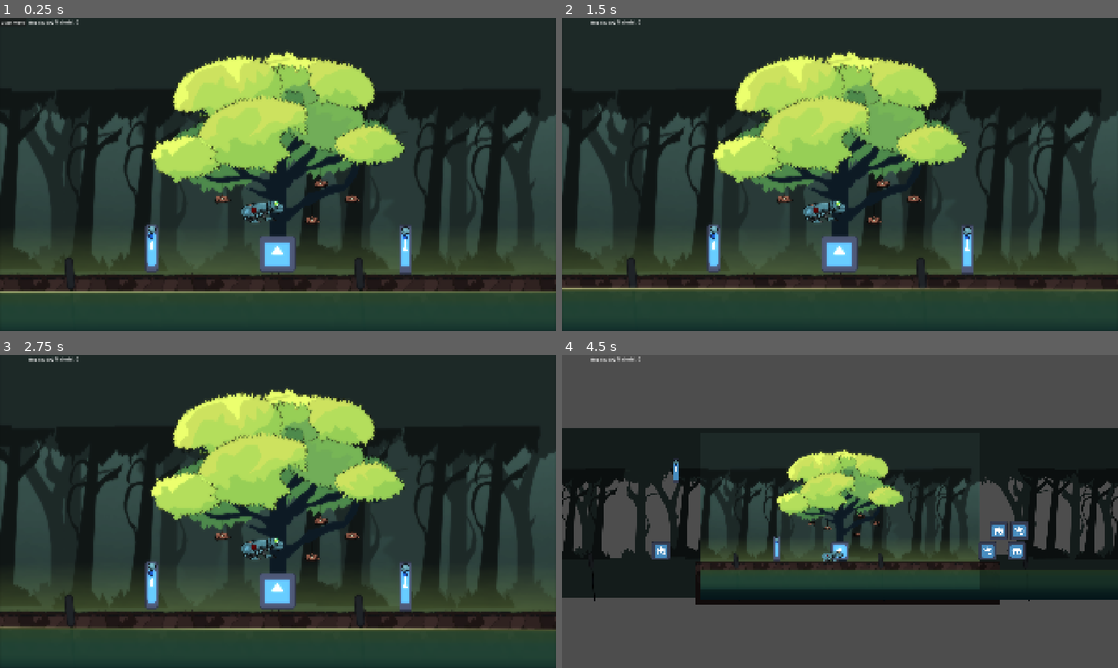
Above: before the commit, frames 1-4 (two rows, left to right).
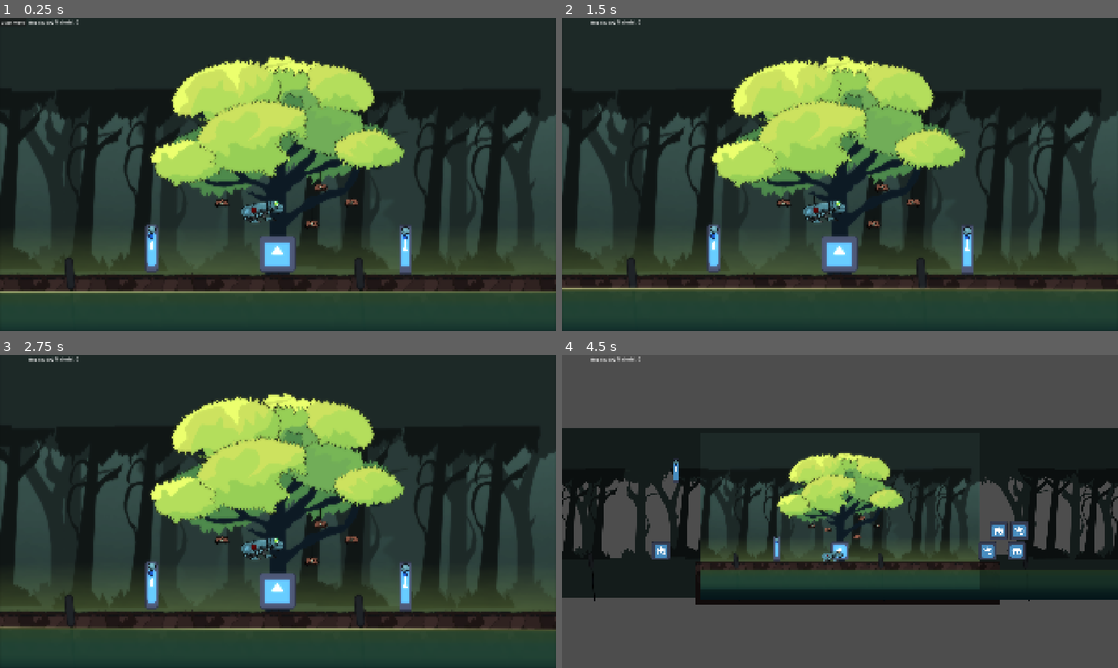
Above: after the commit, the same moments.

Repository: chirp-games/godot-wild-jam-98
Game: Godot game, scene res://game/game.tscn
Same seed, same stepped clock (60 frames per second), same inputs: the game is played once before the commit and once after it. This scene is started directly instead of the project's main scene. The engine's default icon, where the game draws it, is replaced by a stand-in: a white triangle on a blue panel in a dark square.
Inputs (mouse positions are in pixels of both pictures, inside the frame that each line leads up to):
- Up to frame 1 (0.25 s): no input
- Up to frame 2 (1.5 s): click "Start Wave" at 0.5 s; drag from (712, 249) to (840, 190) at 1.27 s
- Up to frame 3 (2.75 s): drag from (150, 574) to (278, 527) at 2.02 s
- Up to frame 4 (4.5 s): move the mouse to (967, 586) at 2.77 s; hold C (enter_command_mode) 2.78-3.5 s; click (967, 586) at 2.92 s; tap Right (r) at 3.05 s; drag from (906, 542) to (673, 464) at 3.52 s; drag from (828, 555) to (678, 467) at 4.27 s

The runs differ from the first frame. In frame 1, 5.2% of the frame differs, in the area x 27-73%, y 10-82%; in frame 2, 5.3%, in the area x 26-73%, y 10-82%; in frame 3, 5.2%; in frame 4, 1.4%.

Commit message:
god rays shader and wind sway shader on main tree

Diff:
--- a/game/command_center.tscn
+++ b/game/command_center.tscn
@@ -2,6 +2,17 @@
 
 [ext_resource type="Script" uid="uid://b0equb1lsvid7" path="res://game/command_center.gd" id="1_l4tar"]
 [ext_resource type="Texture2D" uid="uid://ctsyg0uh76545" path="res://assets/decoration/home.png" id="2_l4tar"]
+[ext_resource type="Shader" uid="uid://d3kfn2f4w6hxh" path="res://shaders/wind-sway.gdshader" id="2_pqjsg"]
+
+[sub_resource type="ShaderMaterial" id="ShaderMaterial_xeen4"]
+shader = ExtResource("2_pqjsg")
+shader_parameter/wind_start_threshold = 0.1
+shader_parameter/wind_end_threshold = 2.0
+shader_parameter/wind_end_threshold_2 = 0.36400001729
+shader_parameter/wind_strength = 0.0190000009025
+shader_parameter/wind_speed = 1.0
+shader_parameter/brightness = 1.0
+shader_parameter/scale = 2.0
 
 [sub_resource type="RectangleShape2D" id="RectangleShape2D_6w6ra"]
 size = Vector2(27, 565.5)
@@ -13,7 +24,8 @@
 script = ExtResource("1_l4tar")
 
 [node name="Sprite2D" type="Sprite2D" parent="." unique_id=210705085]
-position = Vector2(0, -383)
+material = SubResource("ShaderMaterial_xeen4")
+position = Vector2(0, -369)
 texture = ExtResource("2_l4tar")
 
 [node name="Hitbox" type="Area2D" parent="." unique_id=1378758993]
--- /dev/null
+++ b/shaders/god_rays.gdshader
@@ -0,0 +1,109 @@
+/*
+Shader from Godot Shaders - the free shader library.
+godotshaders.com/shader/god-rays
+
+Feel free to use, improve and change this shader according to your needs
+and consider sharing the modified result on godotshaders.com.
+*/
+
+shader_type canvas_item;
+
+uniform float angle = -0.3;
+uniform float position = -0.2;
+uniform float spread : hint_range(0.0, 1.0) = 0.5;
+uniform float cutoff : hint_range(-1.0, 1.0) = 0.1;
+uniform float falloff : hint_range(0.0, 1.0) = 0.2;
+uniform float edge_fade : hint_range(0.0, 1.0) = 0.15;
+
+uniform float speed = 1.0;
+uniform float ray1_density = 8.0;
+uniform float ray2_density = 30.0;
+uniform float ray2_intensity : hint_range(0.0, 1.0) = 0.3;
+
+uniform vec4 color: source_color = vec4(1.0, 0.9, 0.65, 0.8);
+
+uniform sampler2D SCREEN_TEXTURE: hint_screen_texture;
+
+uniform bool hdr = false;
+uniform float seed = 5.0;
+
+// Random and noise functions from Book of Shader's chapter on Noise.
+float random(vec2 _uv) {
+    return fract(sin(dot(_uv.xy,
+                         vec2(12.9898, 78.233))) *
+        43758.5453123);
+}
+
+float noise (in vec2 uv) {
+    vec2 i = floor(uv);
+    vec2 f = fract(uv);
+
+    // Four corners in 2D of a tile
+    float a = random(i);
+    float b = random(i + vec2(1.0, 0.0));
+    float c = random(i + vec2(0.0, 1.0));
+    float d = random(i + vec2(1.0, 1.0));
+
+
+    // Smooth Interpolation
+
+    // Cubic Hermine Curve. Same as SmoothStep()
+    vec2 u = f * f * (3.0-2.0 * f);
+
+    // Mix 4 coorners percentages
+    return mix(a, b, u.x) +
+            (c - a)* u.y * (1.0 - u.x) +
+            (d - b) * u.x * u.y;
+}
+
+mat2 rotate(float _angle){
+    return mat2(vec2(cos(_angle), -sin(_angle)),
+                vec2(sin(_angle), cos(_angle)));
+}
+
+vec4 screen(vec4 base, vec4 blend){
+	return 1.0 - (1.0 - base) * (1.0 - blend);
+}
+
+void fragment()
+{
+
+	// Rotate, skew and move the UVs
+	vec2 transformed_uv = ( rotate(angle) * (UV - position) )  / ( (UV.y + spread) - (UV.y * spread) );
+
+	// Animate the ray according the the new transformed UVs
+	vec2 ray1 = vec2(transformed_uv.x * ray1_density + sin(TIME * 0.1 * speed) * (ray1_density * 0.2) + seed, 1.0);
+	vec2 ray2 = vec2(transformed_uv.x * ray2_density + sin(TIME * 0.2 * speed) * (ray1_density * 0.2) + seed, 1.0);
+
+	// Cut off the ray's edges
+	float cut = step(cutoff, transformed_uv.x) * step(cutoff, 1.0 - transformed_uv.x);
+	ray1 *= cut;
+	ray2 *= cut;
+
+	// Apply the noise pattern (i.e. create the rays)
+	float rays;
+
+	if (hdr){
+		// This is not really HDR, but check this to not clamp the two merged rays making
+		// their values go over 1.0. Can make for some nice effect
+		rays = noise(ray1) + (noise(ray2) * ray2_intensity);
+	}
+	else{
+		 rays = clamp(noise(ray1) + (noise(ray2) * ray2_intensity), 0., 1.);
+	}
+
+	// Fade out edges
+	rays *= smoothstep(0.0, falloff, (1.0 - UV.y)); // Bottom
+	rays *= smoothstep(0.0 + cutoff, edge_fade + cutoff, transformed_uv.x); // Left
+	rays *= smoothstep(0.0 + cutoff, edge_fade + cutoff, 1.0 - transformed_uv.x); // Right
+
+	// Color to the rays
+	vec3 shine = vec3(rays) * color.rgb;
+
+	// Try different blending modes for a nicer effect. "Screen" is included in the code,
+	// but take a look at https://godotshaders.com/snippet/blending-modes/ for more.
+	// With "Screen" blend mode:
+	shine = screen(texture(SCREEN_TEXTURE, SCREEN_UV), vec4(color)).rgb;
+
+	COLOR = vec4(shine, rays * color.a);
+}
Not shown, added: shaders/god_rays.gdshader.uid
